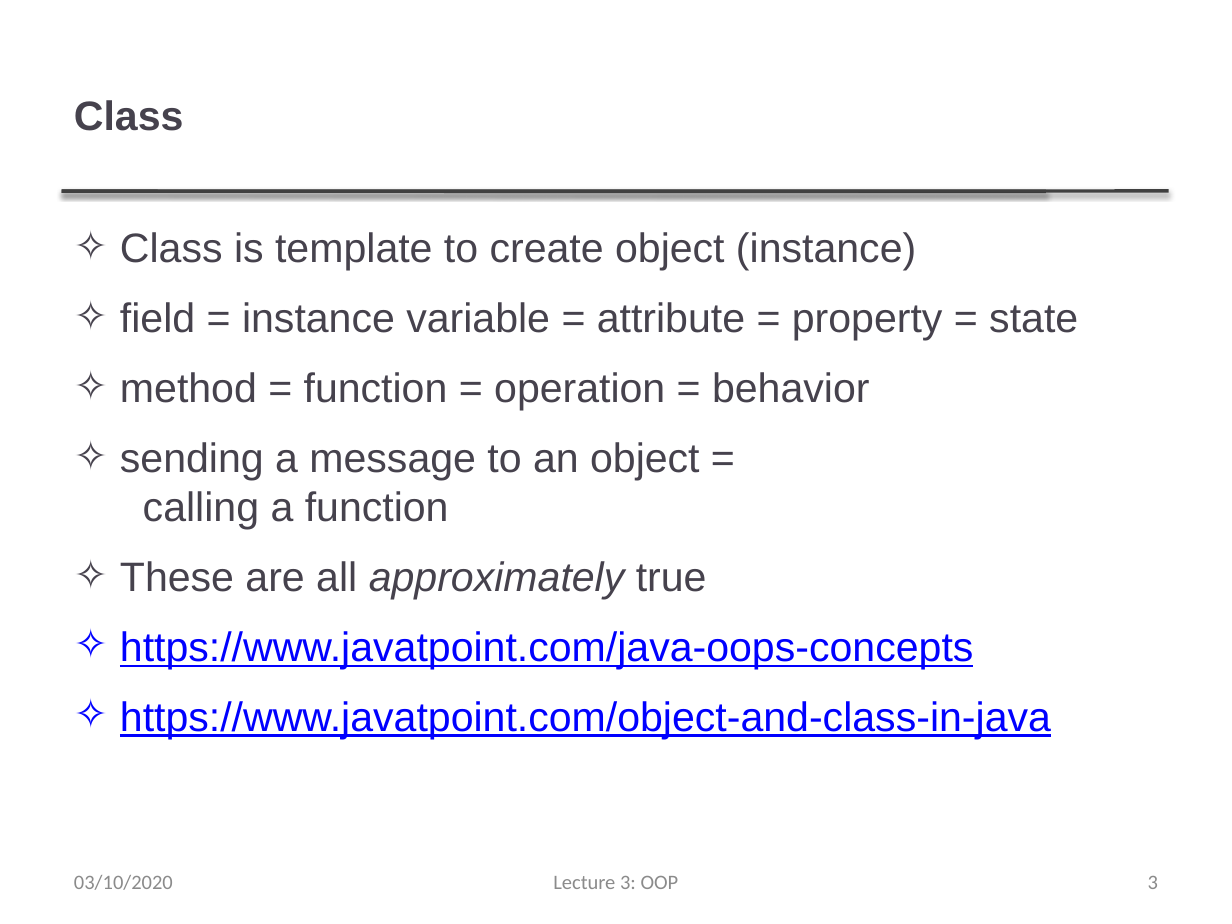
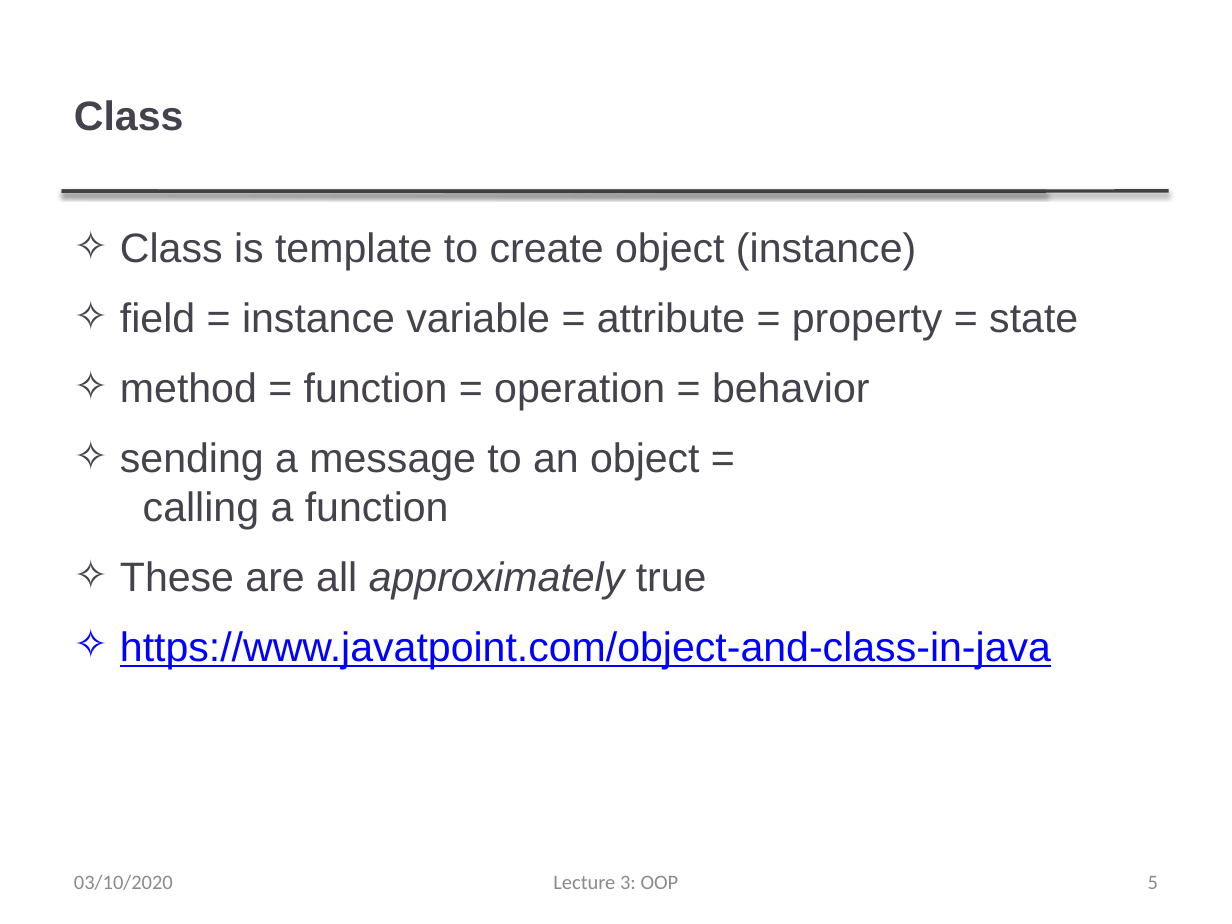
Before and after one commit to thanqminh/thanqminh.github.io, a slide deck: slide 5 of courses/oopjava/lecture3.pptx (slide 3 before the commit). Drawn at 1232x924 pixels with LibreOffice and Linux fonts; fonts in the diff are those of the drawing. Boxes give left, top, right and bottom in pixels: in the first picture for what was removed or moved away, otherwise in the second. Text is boxed around its words. In the diff, an @@ line names an element or a change of style, - is before the commit and + after.

```diff
--- a/courses/oopjava/lecture3.pptx
+++ b/courses/oopjava/lecture3.pptx
@@ text at (120, 631, 973, 669): paragraph removed @@
-✧ https://www.javatpoint.com/java-oops-concepts
@@ page number at (1148, 876, 1158, 889): text changed @@
-3
+5
```
Also in this commit, not shown: 1 other slide changed, 2 slides added, 1 other file.
